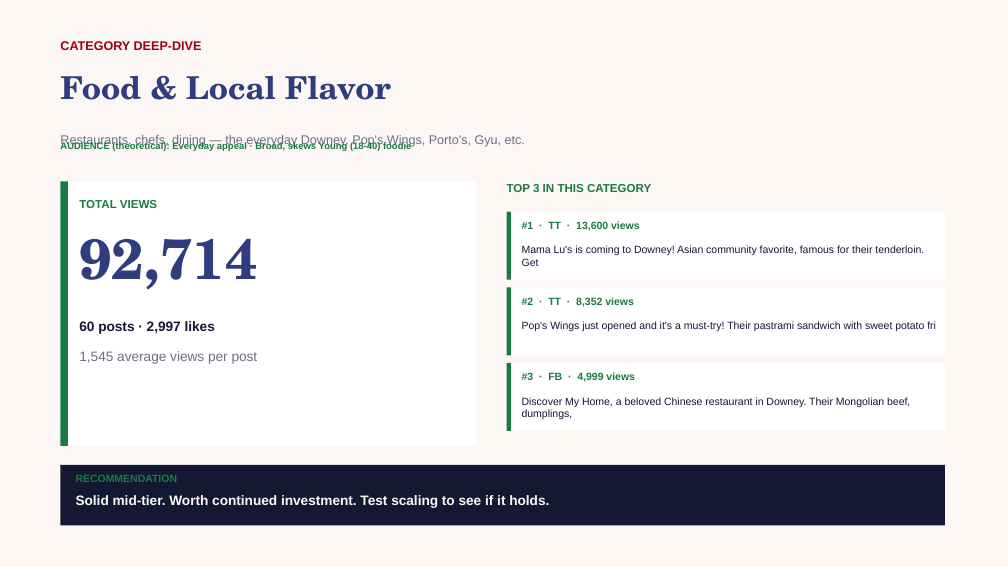
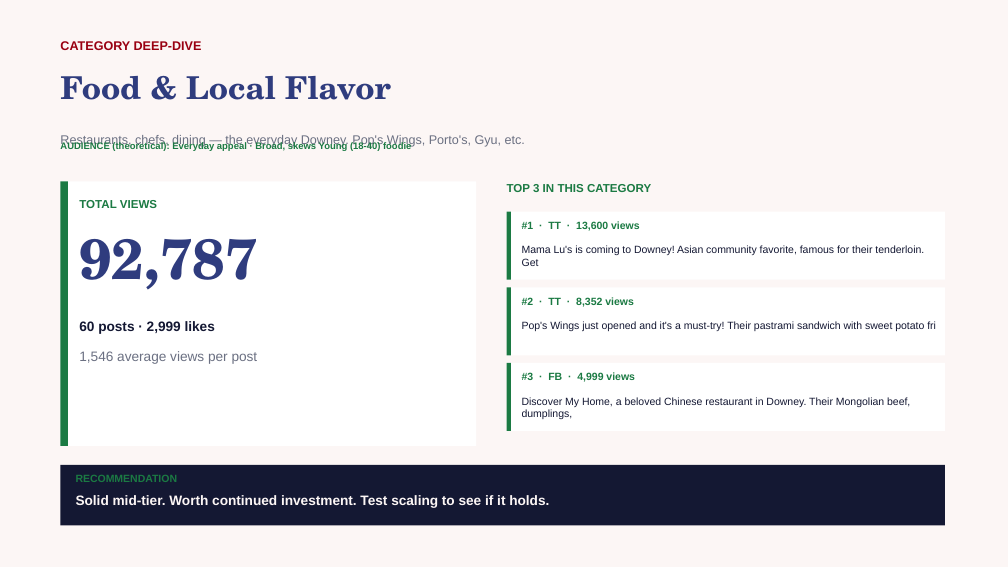
Before and after one commit to zvmmer/talking-downey-kpis, a slide deck: slide 5 of SPONSOR_CONTENT_REPORT.pptx. Drawn at 1008x567 pixels with LibreOffice and Linux fonts; fonts in the diff are those of the drawing. Boxes give left, top, right and bottom in pixels: in the first picture for what was removed or moved away, otherwise in the second. Text is boxed around its words. In the diff, an @@ line names an element or a change of style, - is before the commit and + after.

```diff
--- a/SPONSOR_CONTENT_REPORT.pptx
+++ b/SPONSOR_CONTENT_REPORT.pptx
@@ text at bbox=[79, 239, 257, 290]: text changed @@
-92,714
+92,787
@@ text at bbox=[79, 321, 215, 334]: text changed @@
-60 posts · 2,997 likes
+60 posts · 2,999 likes
```
Also in this commit, not shown: 11 other slides changed, 13 other files.
